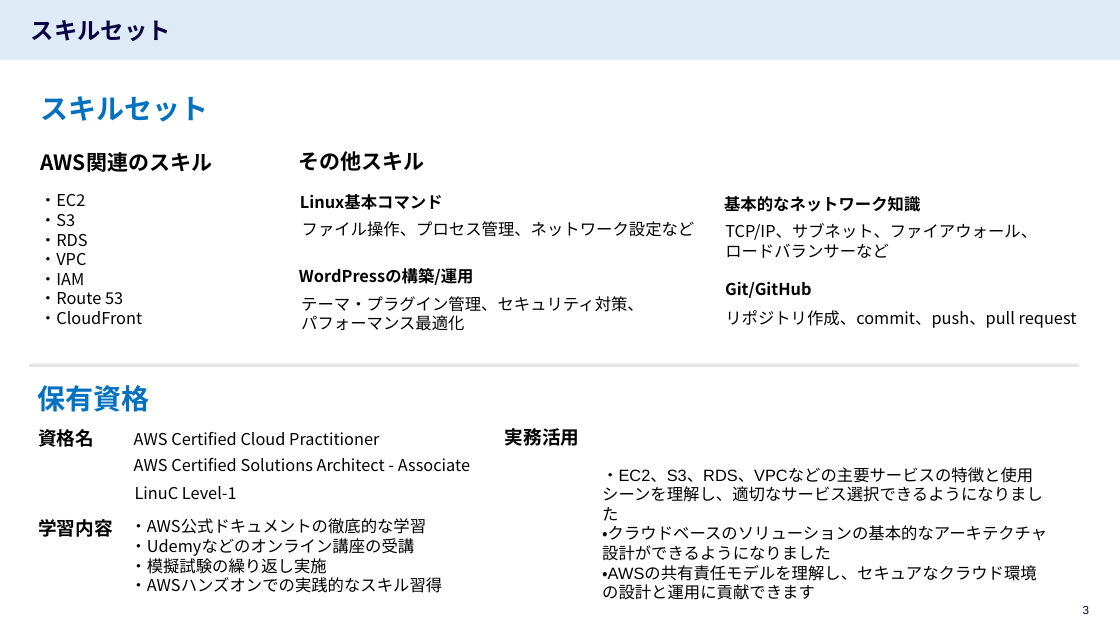
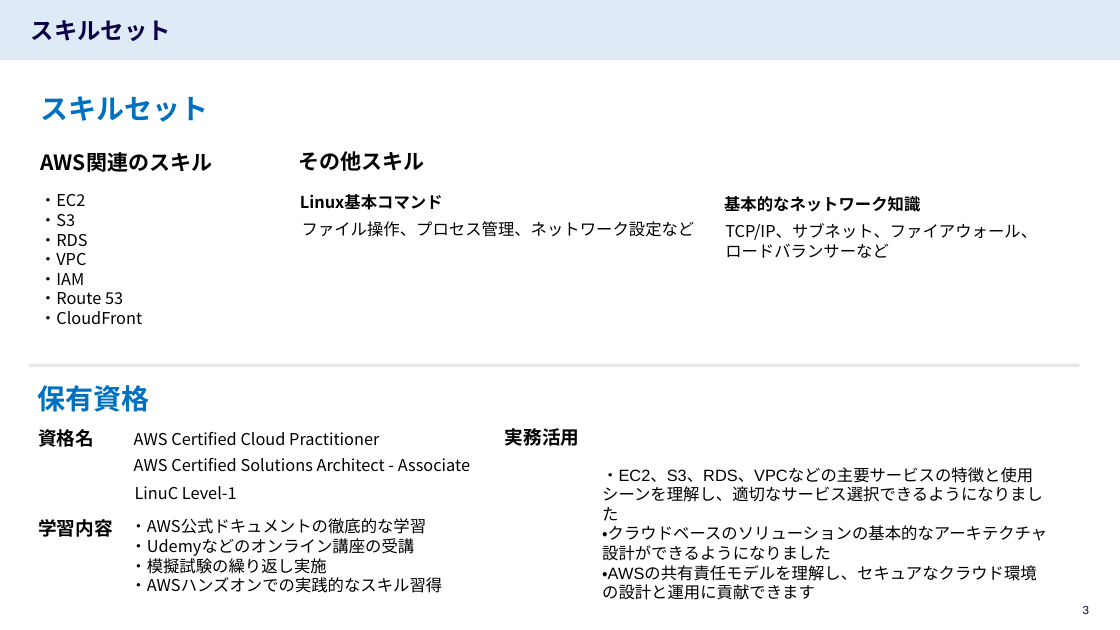
Before and after one commit to ShohgoAkiike/aws-support-portfolio, a slide deck: slide 3 of ポートフォリオ_秋池.pptx. Drawn at 1120x630 pixels with LibreOffice and Linux fonts; fonts in the diff are those of the drawing. Boxes give left, top, right and bottom in pixels: in the first picture for what was removed or moved away, otherwise in the second. Text is boxed around its words. In the diff, an @@ line names an element or a change of style, - is before the commit and + after.

```diff
--- a/ポートフォリオ_秋池.pptx
+++ b/ポートフォリオ_秋池.pptx
@@ text removed at <box>299,268,474,285</box> @@
-WordPressの構築/運用
@@ text removed at <box>301,296,644,331</box> @@
-テーマ・プラグイン管理、セキュリティ対策、
-パフォーマンス最適化
@@ text removed at <box>725,282,812,298</box> @@
-Git/GitHub
@@ text removed at <box>725,310,1077,328</box> @@
-リポジトリ作成、commit、push、pull request
```
Also in this commit, not shown: 2 other slides changed, 1 slide added, 1 slide removed.
